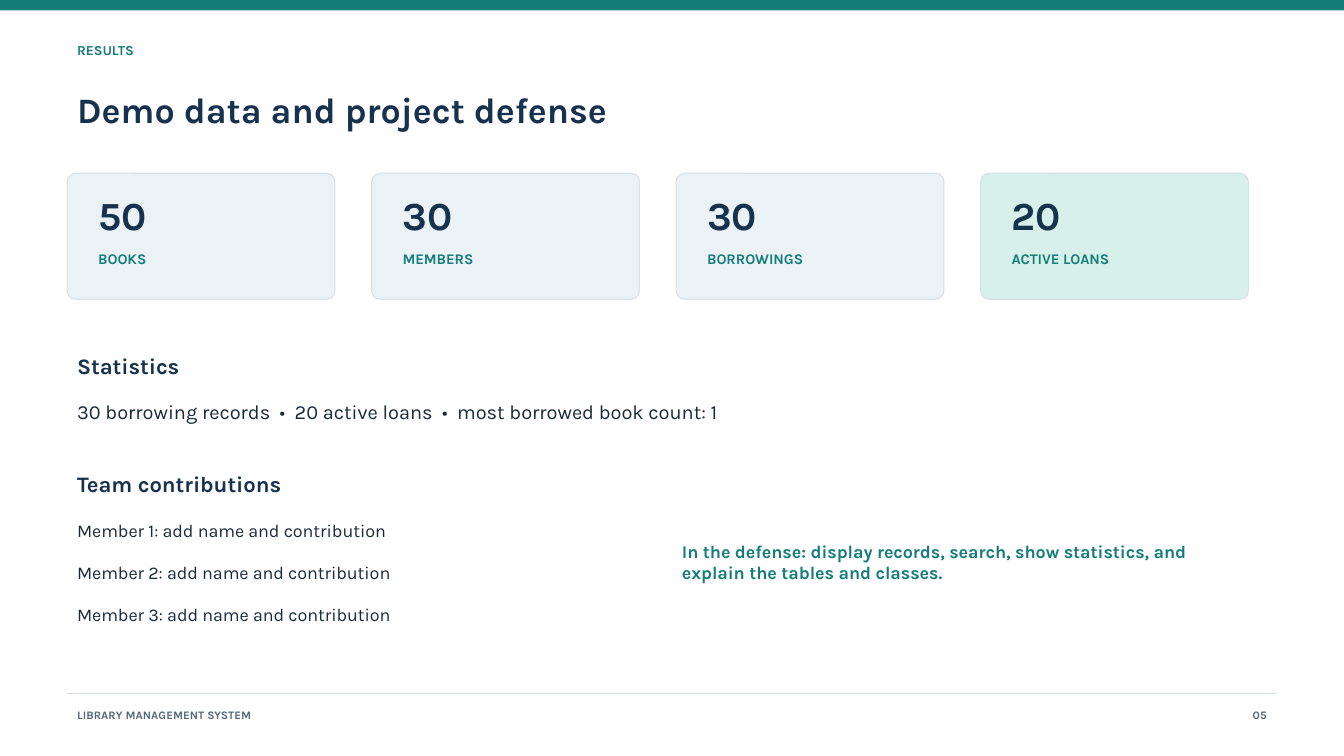
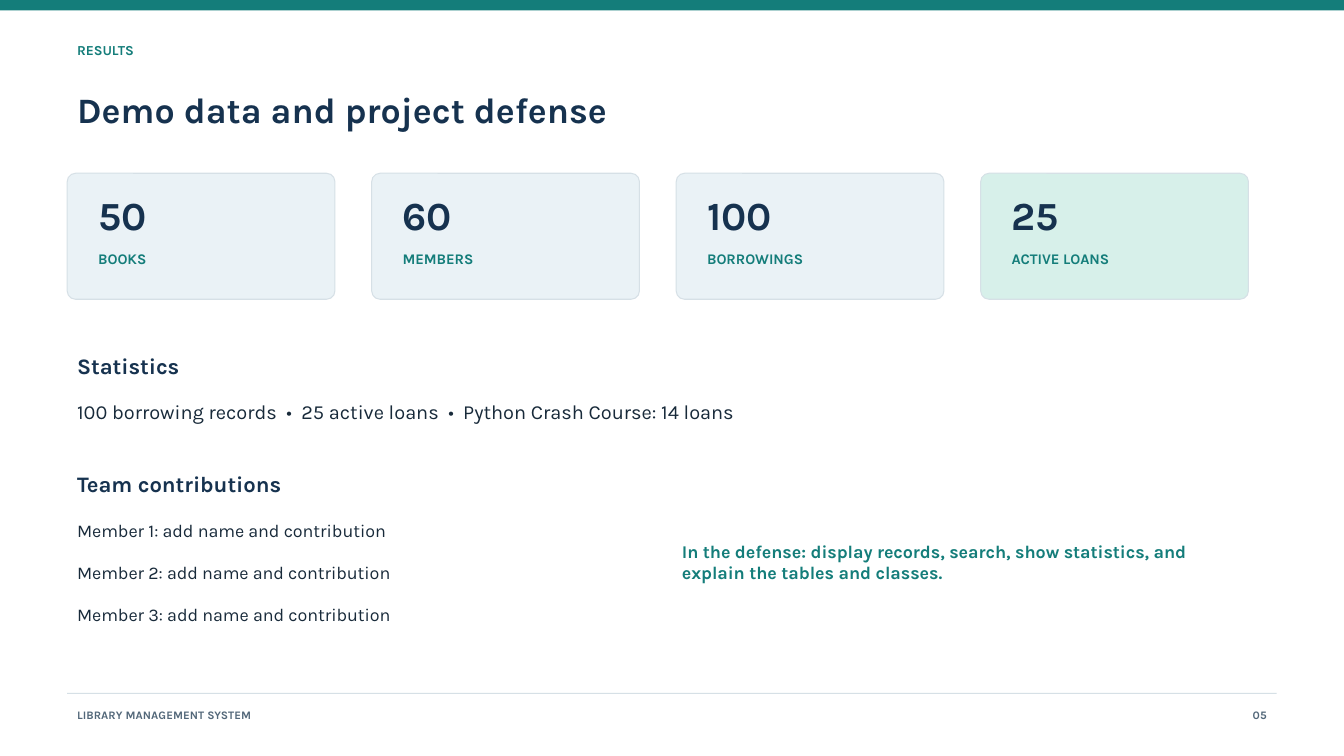
Before and after one commit to KuanyshAsker/PP2_Midterm_Project, a slide deck: slide 5 of ProjectPresentation.pptx. Drawn at 1344x756 pixels with LibreOffice and Linux fonts; fonts in the diff are those of the drawing. Boxes give left, top, right and bottom in pixels: in the first picture for what was removed or moved away, otherwise in the second. Text is boxed around its words. In the diff, an @@ line names an element or a change of style, - is before the commit and + after.

```diff
--- a/ProjectPresentation.pptx
+++ b/ProjectPresentation.pptx
@@ text at (403, 203, 452, 231): text changed @@
-30
+60
@@ text at (707, 203, 772, 231): text changed @@
-30
+100
@@ text at (1012, 203, 1059, 231): text changed @@
-20
+25
@@ text at (77, 405, 734, 424): text changed @@
-30 borrowing records • 20 active loans • most borrowed book count: 1
+100 borrowing records • 25 active loans • Python Crash Course: 14 loans
```
Also in this commit, not shown: 1 other slide changed, 6 other files.
